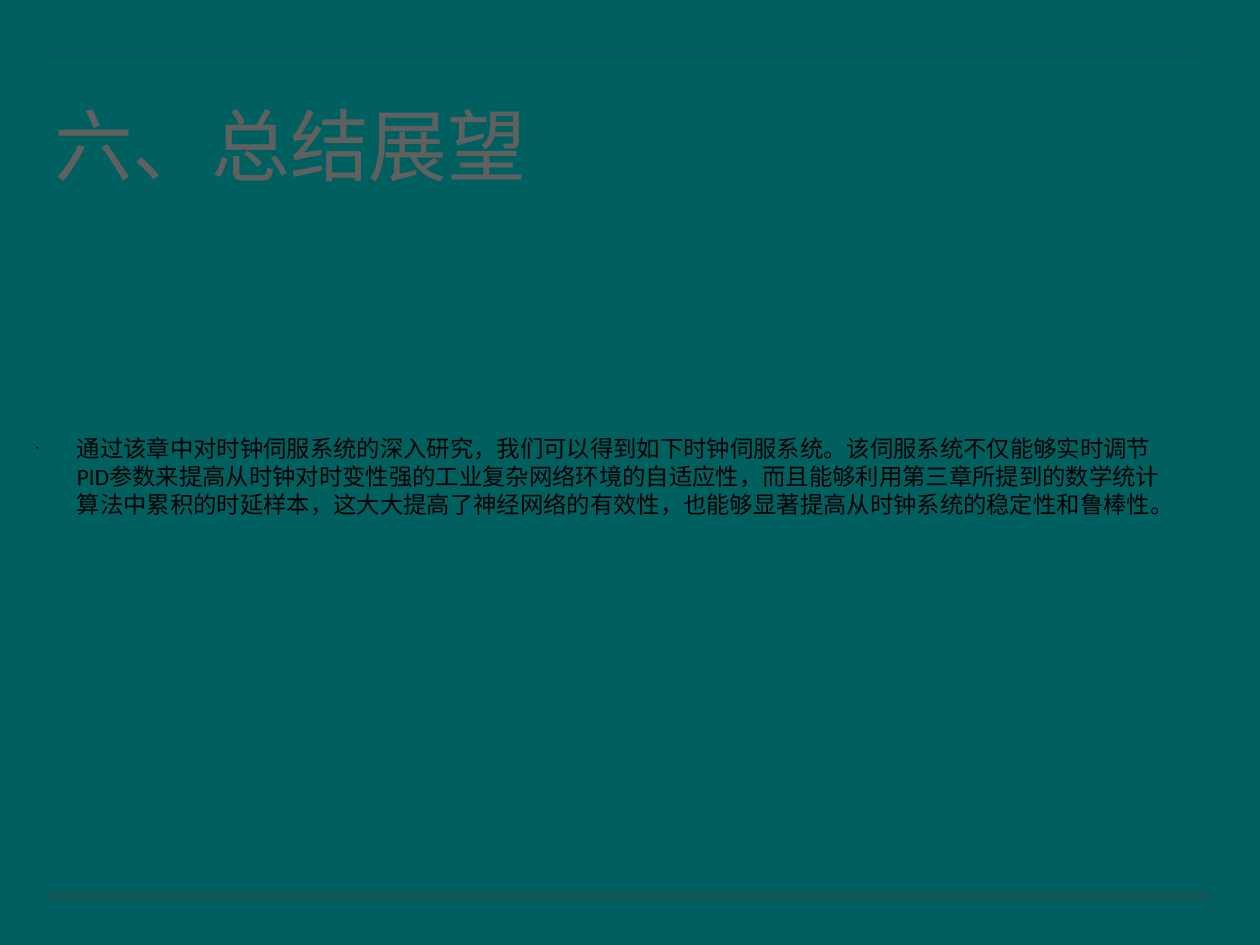
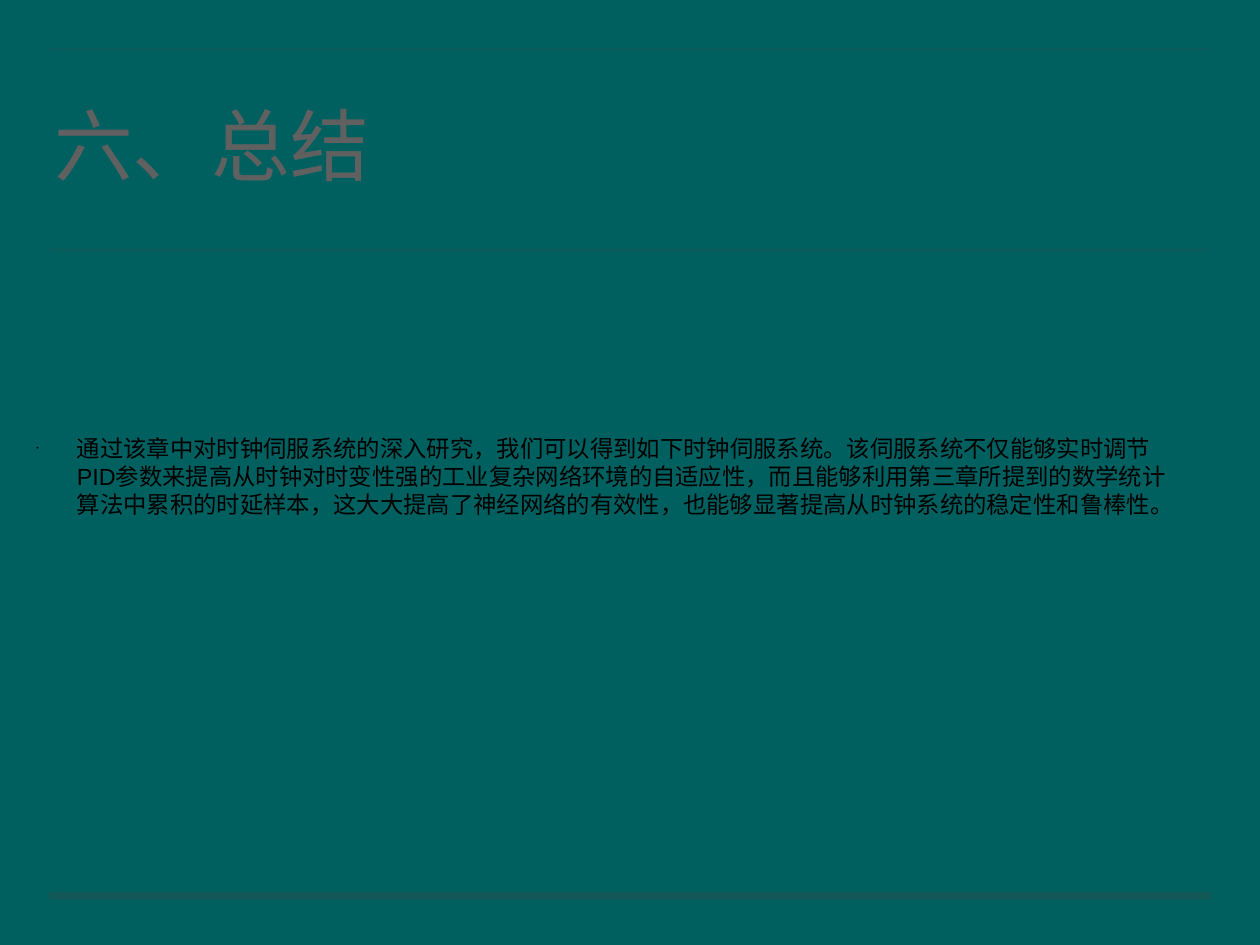
Before and after one commit to leochu1991/SJTUThesis, a slide deck: slide 52 of 答辩汇报/答辩汇报——尹捷.pptx. Drawn at 1260x945 pixels with LibreOffice and Linux fonts; fonts in the diff are those of the drawing; background and template pictures are left out. Boxes give left, top, right and bottom in pixels: in the first picture for what was removed or moved away, otherwise in the second. Text is boxed around its words. In the diff, an @@ line names an element or a change of style, - is before the commit and + after.

```diff
--- a/答辩汇报/答辩汇报——尹捷.pptx
+++ b/答辩汇报/答辩汇报——尹捷.pptx
@@ title at (50,58,1211,242): text changed; font Calibri to Arial @@
-六、总结展望
+六、总结
@@ text "通过该章中对时钟伺服系统的深入研究，我们可以得到如下时钟伺服系统。该伺服系统不仅能够实时调节PID参数来提高从时钟对时变 ..." at (77,437,1174,515): font Calibri to Arial @@
```
Also in this commit, not shown: 52 other slides changed, 35 other files.
